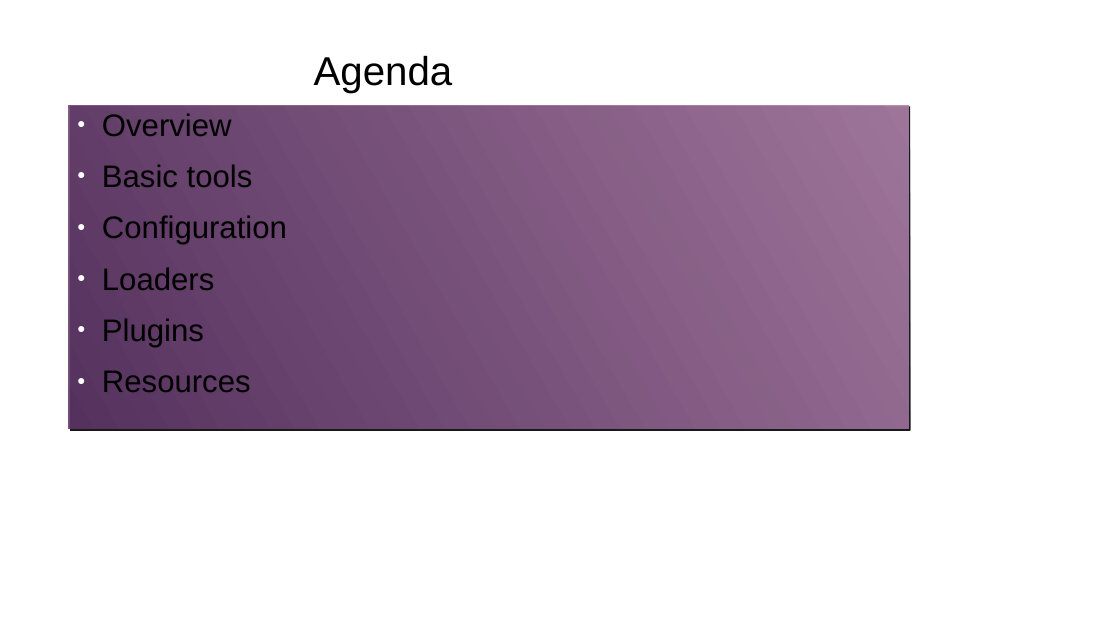
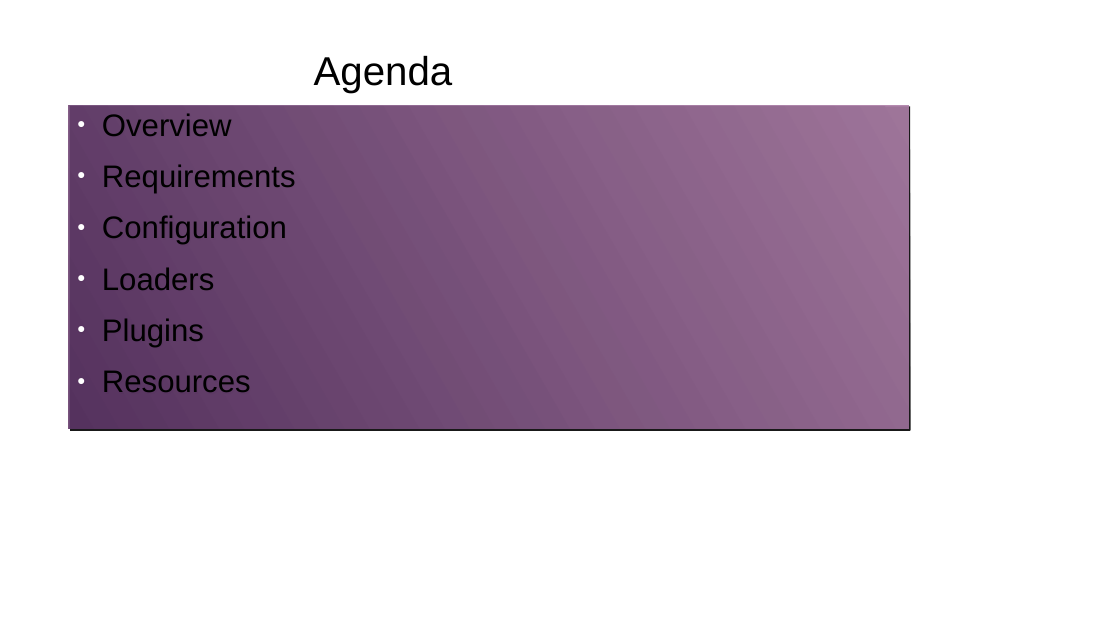
Before and after one commit to gharley/webpack-presi, a slide deck: slide 2 of webpack.odp. Drawn at 1120x630 pixels with LibreOffice and Linux fonts; fonts in the diff are those of the drawing; background and template pictures are left out. Boxes give left, top, right and bottom in pixels: in the first picture for what was removed or moved away, otherwise in the second. Text is boxed around its words. In the diff, an @@ line names an element or a change of style, - is before the commit and + after.

```diff
--- a/webpack.odp
+++ b/webpack.odp
@@ text at box(102, 164, 296, 193): text changed @@
-● Basic tools
+● Requirements
```
Also in this commit, not shown: 6 other slides changed, 1 other file.
